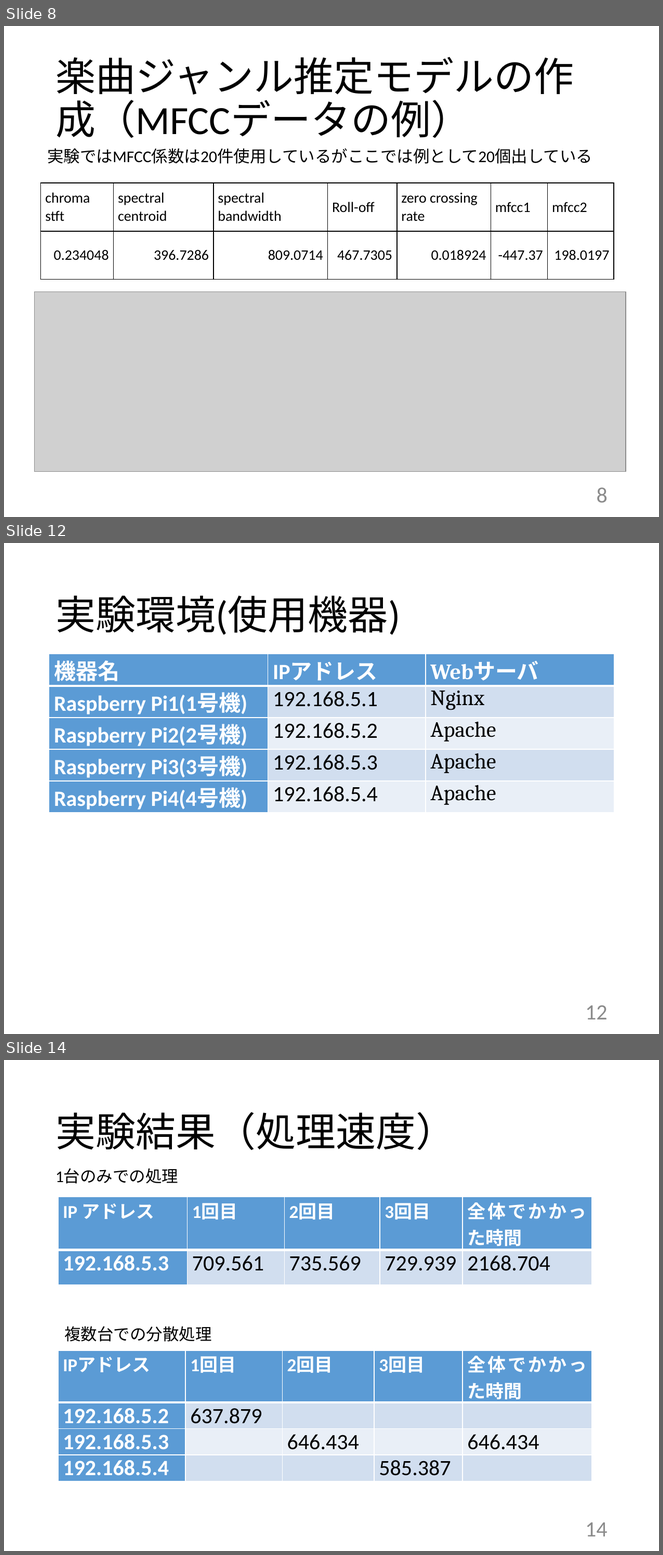
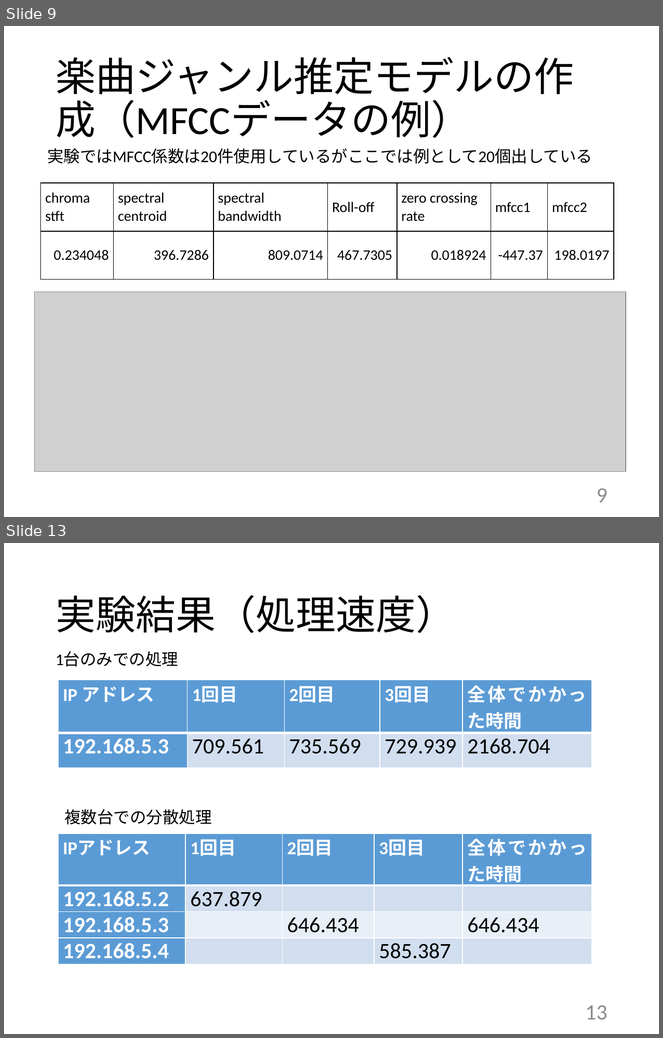
Before and after one commit to kait-takanolab/1821144-yoshii-thesis, a slide deck: 発表用スライド/1821144_卒研発表.pptx. Shown one above the other, each under a label of ours: slides 8, 12 and 14 before the commit, slides 9 and 13 after it; the slides between them are not shown. The pictures are 663x1555 and 663x1038 pixels, drawn with LibreOffice and Linux fonts; fonts in the diff are those of the drawing; grey boxes stand for pictures. Boxes give left, top, right and bottom in pixels: in the first picture for what was removed or moved away, otherwise in the second. Text is boxed around its words. In the diff, an @@ line names an element or a change of style, - is before the commit and + after.

```diff
--- a/発表用スライド/1821144_卒研発表.pptx
+++ b/発表用スライド/1821144_卒研発表.pptx
@@ slide 12 removed at box(4, 543, 659, 1034), background #FFFFFF @@
@@ title removed at box(55, 596, 400, 635) @@
-実験環境(使用機器)
@@ table removed at box(49, 654, 614, 812), 5 rows, 3 columns @@
-機器名 | IPアドレス | Webサーバ
-Raspberry Pi1(1号機) | 192.168.5.1 | Nginx
-Raspberry Pi2(2号機) | 192.168.5.2 | Apache
-Raspberry Pi3(3号機) | 192.168.5.3 | Apache
-Raspberry Pi4(4号機) | 192.168.5.4 | Apache
@@ page number removed at box(585, 1006, 608, 1020) @@
-12
@@ what was slide 8 is now slide 9 @@
@@ page number at box(597, 489, 608, 503): text changed @@
-8
+9
@@ what was slide 14 is now slide 13 @@
@@ page number at box(585, 1006, 608, 1020): text changed @@
-14
+13
```
Also in this commit, not shown: 5 slides changed.
